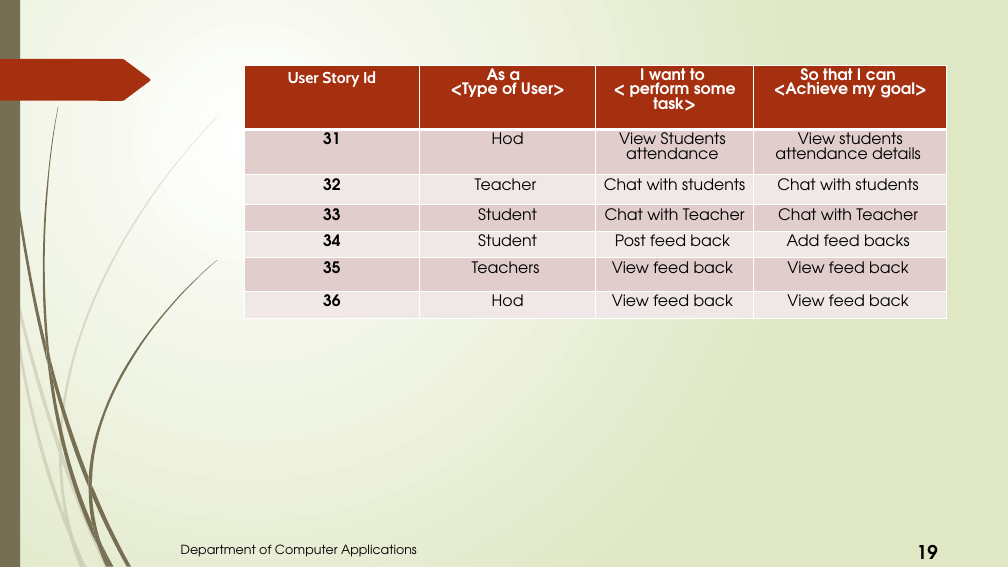
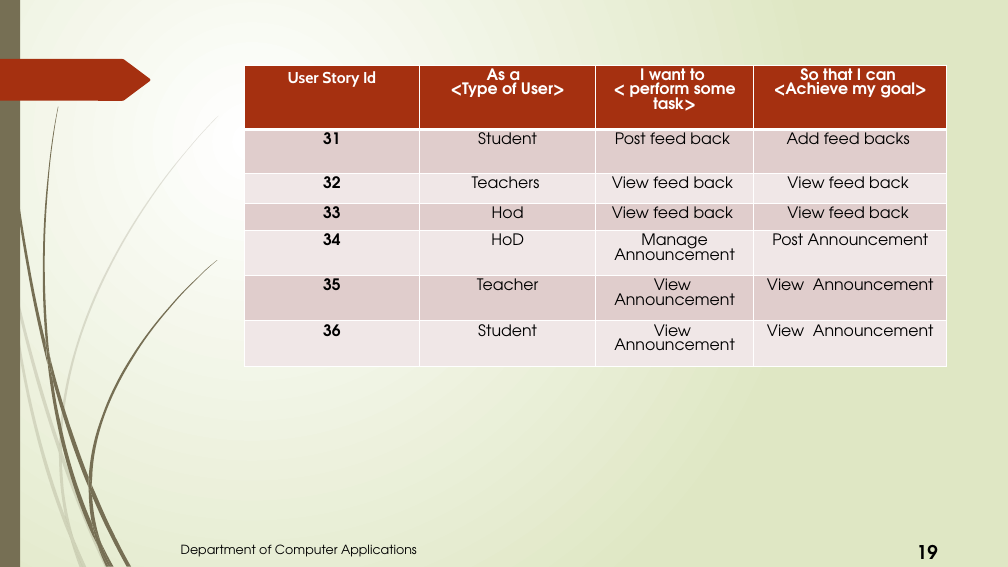
Before and after one commit to ashique1213/Academic-Management-System, a slide deck: slide 17 of PPT Main Project.pptx. Drawn at 1008x567 pixels with LibreOffice and Linux fonts; fonts in the diff are those of the drawing. Boxes give left, top, right and bottom in pixels: in the first picture for what was removed or moved away, otherwise in the second. Text is boxed around its words. In the diff, an @@ line names an element or a change of style, - is before the commit and + after.

```diff
--- a/PPT Main Project.pptx
+++ b/PPT Main Project.pptx
@@ table at (x1=244, y1=65, x2=946, y2=366) @@
-row 2: 31 | Hod | View Students attendance | View students attendance details
+row 2: 31 | Student | Post feed back | Add feed backs
-row 3: 32 | Teacher | Chat with students | Chat with students
+row 3: 32 | Teachers | View feed back | View feed back
-row 4: 33 | Student | Chat with Teacher | Chat with Teacher
+row 4: 33 | Hod | View feed back | View feed back
-row 5: 34 | Student | Post feed back | Add feed backs
+row 5: 34 | HoD | Manage Announcement | Post Announcement
-row 6: 35 | Teachers | View feed back | View feed back
+row 6: 35 | Teacher | View Announcement | View Announcement
-row 7: 36 | Hod | View feed back | View feed back
+row 7: 36 | Student | View Announcement | View Announcement
```
Also in this commit, not shown: 4 other slides changed, 28 other files.
